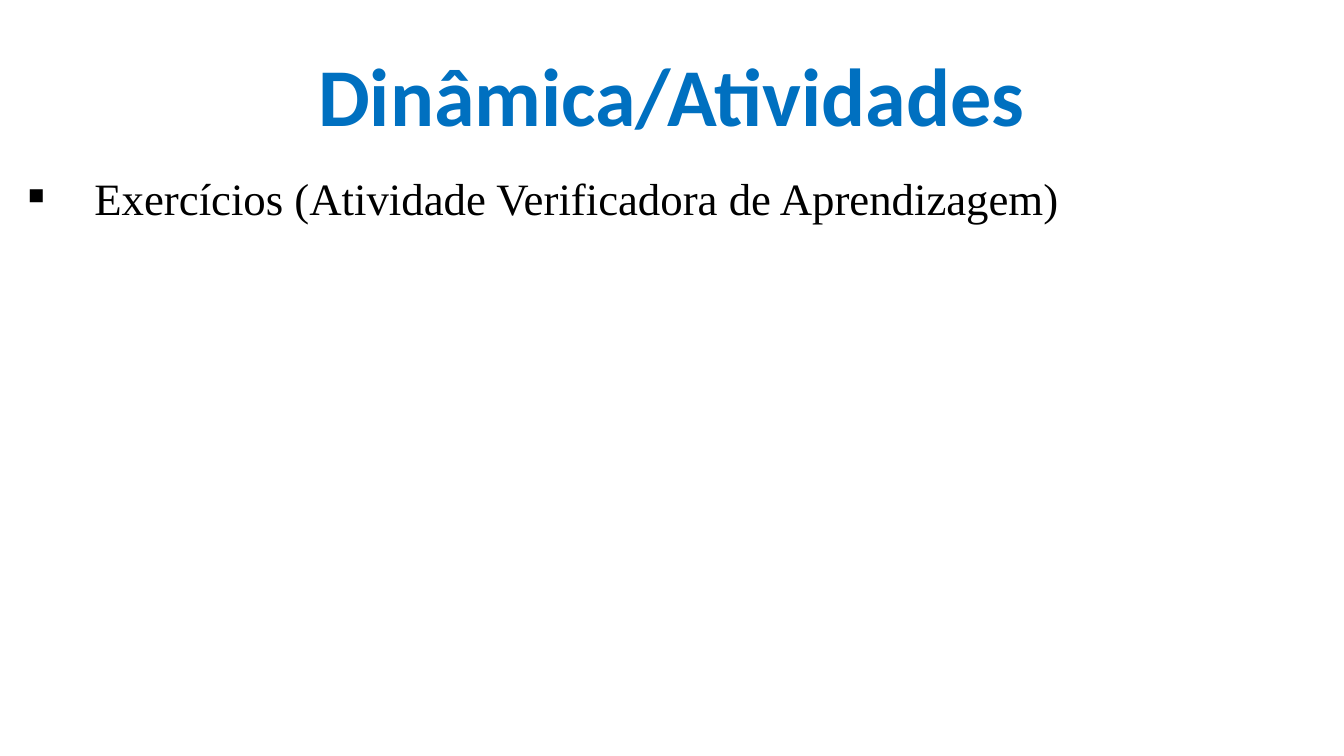
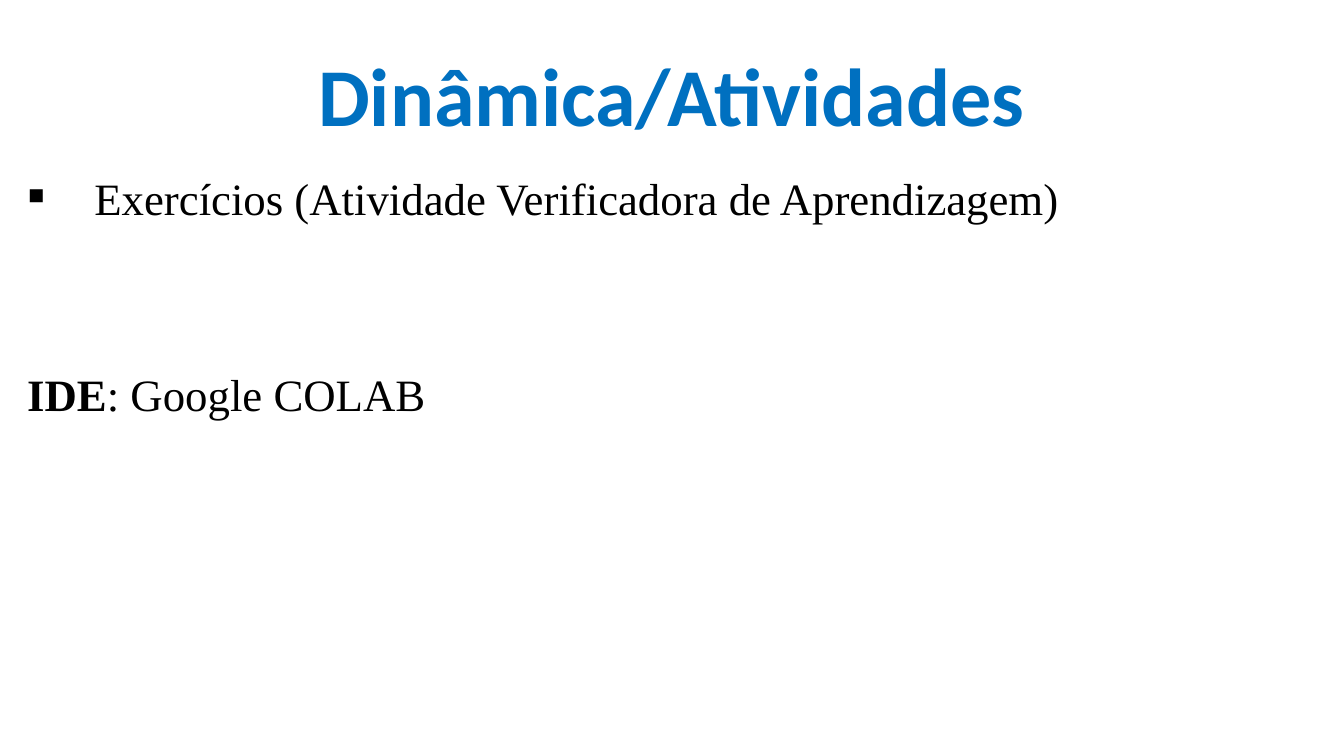
Before and after one commit to CloudEducationBrazil/WydenPythonBigData, a slide deck: slide 11 of 01 Classes/Aula 02 - Python Big Data.pptx (slide 6 before the commit). Drawn at 1344x756 pixels with LibreOffice and Linux fonts; fonts in the diff are those of the drawing; background and template pictures are left out. Boxes give left, top, right and bottom in pixels: in the first picture for what was removed or moved away, otherwise in the second. Text is boxed around its words. In the diff, an @@ line names an element or a change of style, - is before the commit and + after.

```diff
--- a/01 Classes/Aula 02 - Python Big Data.pptx
+++ b/01 Classes/Aula 02 - Python Big Data.pptx
@@ text at (x1=27, y1=380, x2=426, y2=421): paragraph added @@
+IDE: Google COLAB
```
Also in this commit, not shown: 5 other slides changed, 5 slides added, 22 other files.
